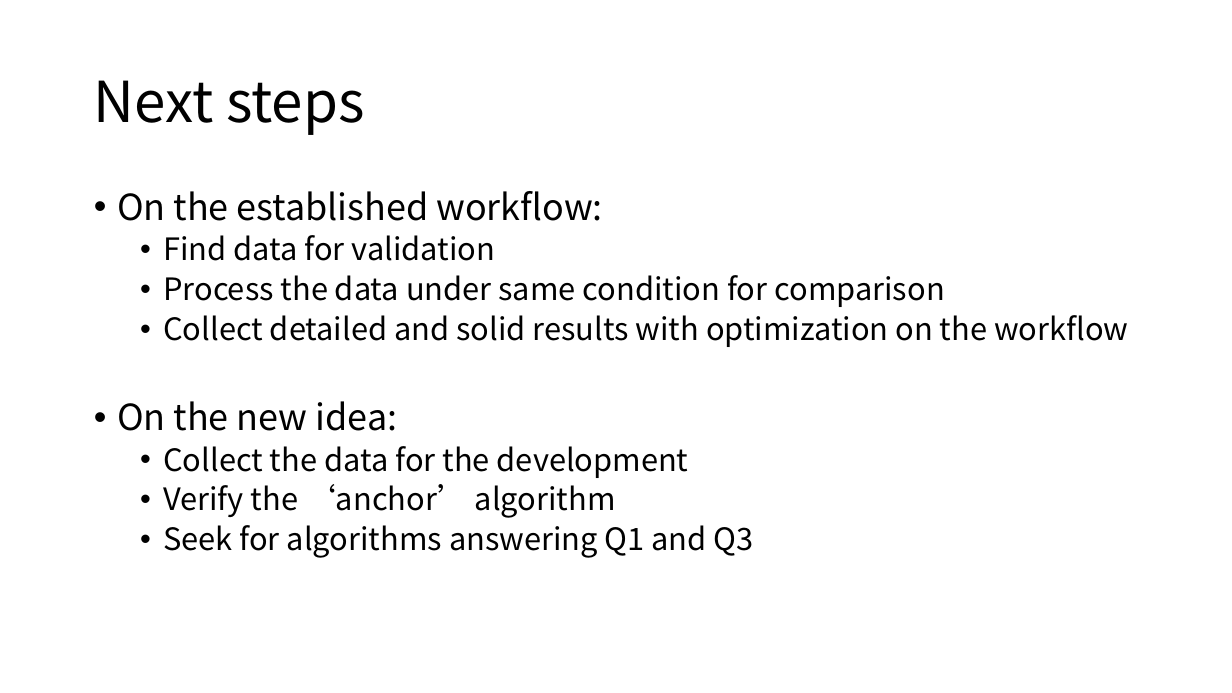
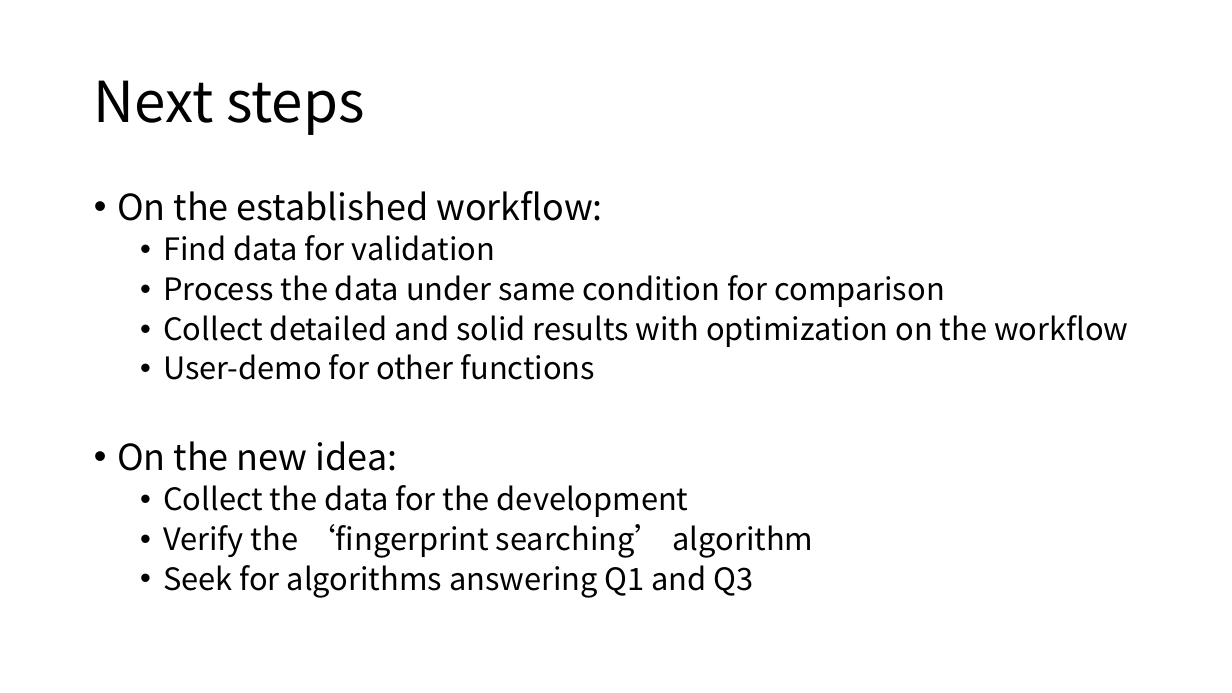
Before and after one commit to XiminHu/mass-suite, a slide deck: slide 16 of doc/20201102-projectmeeting.pptx (slide 13 before the commit). Drawn at 1232x693 pixels with LibreOffice and Linux fonts; fonts in the diff are those of the drawing. Boxes give left, top, right and bottom in pixels: in the first picture for what was removed or moved away, otherwise in the second. Text is boxed around its words. In the diff, an @@ line names an element or a change of style, - is before the commit and + after.

```diff
--- a/doc/20201102-projectmeeting.pptx
+++ b/doc/20201102-projectmeeting.pptx
@@ text at [163, 354, 595, 380]: paragraph added @@
+  • User-demo for other functions
@@ text at [163, 524, 814, 558]: text changed @@
-  • Verify the ‘anchor’ algorithm
+  • Verify the ‘fingerprint searching’ algorithm
```
Also in this commit, not shown: 11 other slides changed, 3 slides added, 1 other file.
